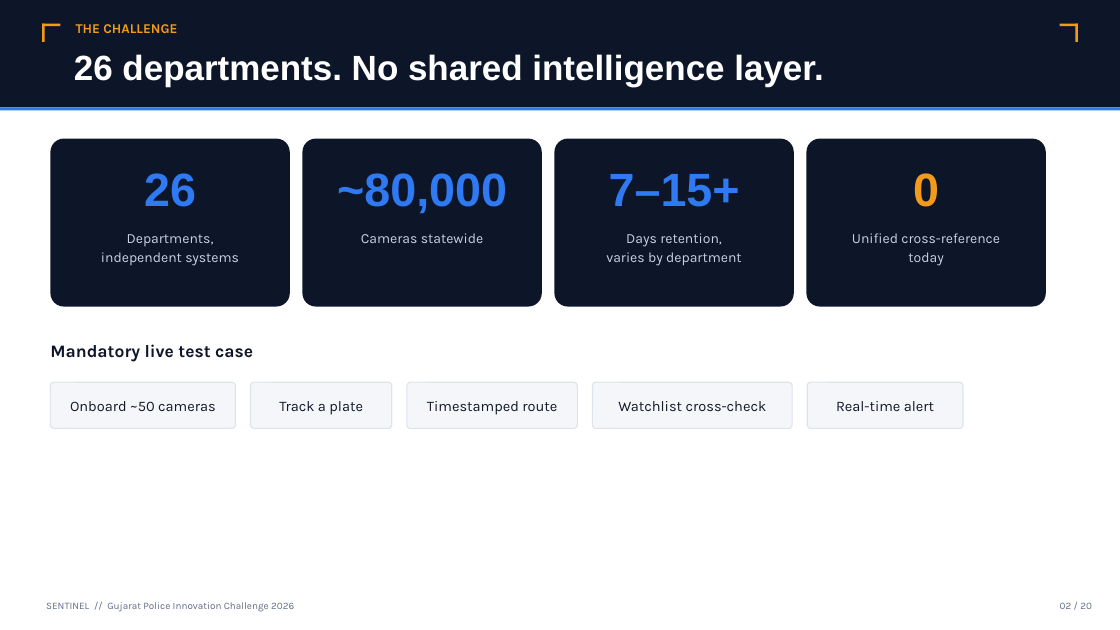
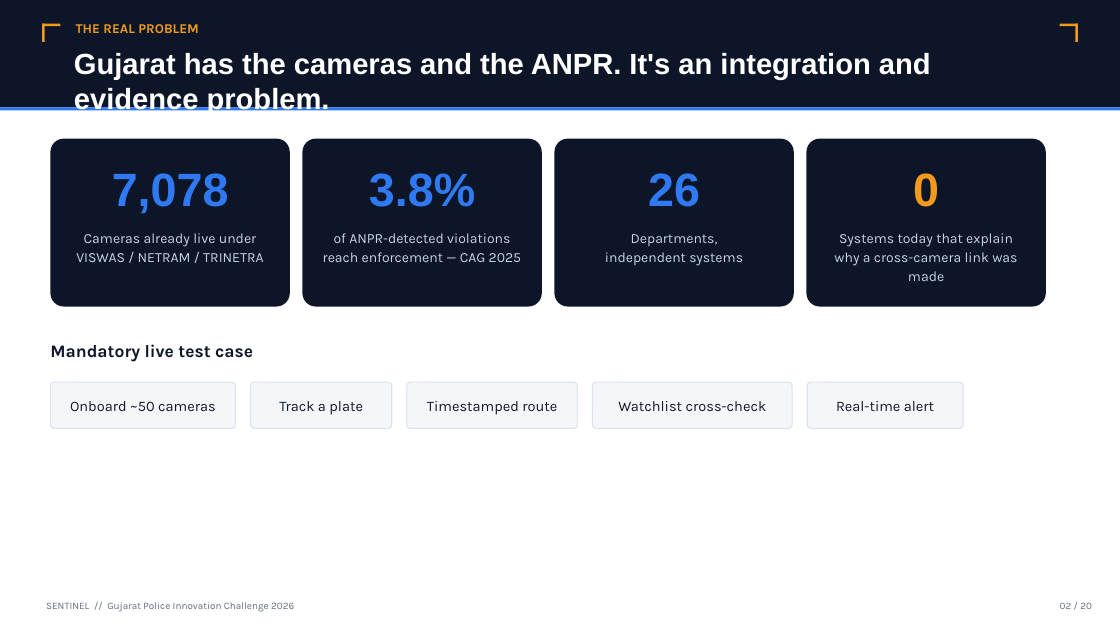
Before and after one commit to lekkalaharsha/sentinel-gujarat-police, a slide deck: slide 3 of docs/assets/Sentinel_Solution_Presentation.pptx. Drawn at 1120x630 pixels with LibreOffice and Linux fonts; fonts in the diff are those of the drawing. Boxes give left, top, right and bottom in pixels: in the first picture for what was removed or moved away, otherwise in the second. Text is boxed around its words. In the diff, an @@ line names an element or a change of style, - is before the commit and + after.

```diff
--- a/docs/assets/Sentinel_Solution_Presentation.pptx
+++ b/docs/assets/Sentinel_Solution_Presentation.pptx
@@ text at box(76, 24, 199, 33): text changed @@
-THE CHALLENGE
+THE REAL PROBLEM
@@ text at box(74, 53, 931, 115): text changed; size 30 to 25 pt @@
-26 departments. No shared intelligence layer.
+Gujarat has the cameras and the ANPR. It's an integration and evidence problem.
@@ text at box(112, 173, 229, 214): text changed @@
-26
+7,078
@@ text at box(369, 173, 475, 207): text changed @@
-~80,000
+3.8%
@@ text at box(648, 173, 700, 207): text changed @@
-7–15+
+26
@@ text at box(76, 233, 263, 262): text changed @@
-Departments,
-independent systems
+Cameras already live under
+VISWAS / NETRAM / TRINETRA
@@ text at box(323, 233, 521, 262): text changed @@
-Cameras statewide
+of ANPR-detected violations
+reach enforcement — CAG 2025
@@ text at box(605, 234, 743, 266): text changed @@
-Days retention,
-varies by department
+Departments,
+independent systems
@@ text at box(834, 233, 1017, 281): text changed @@
-Unified cross-reference
-today
+Systems today that explain
+why a cross-camera link was made
```
Also in this commit, not shown: 13 other slides changed, 1 slide added, 1 slide removed, 1 other file.
